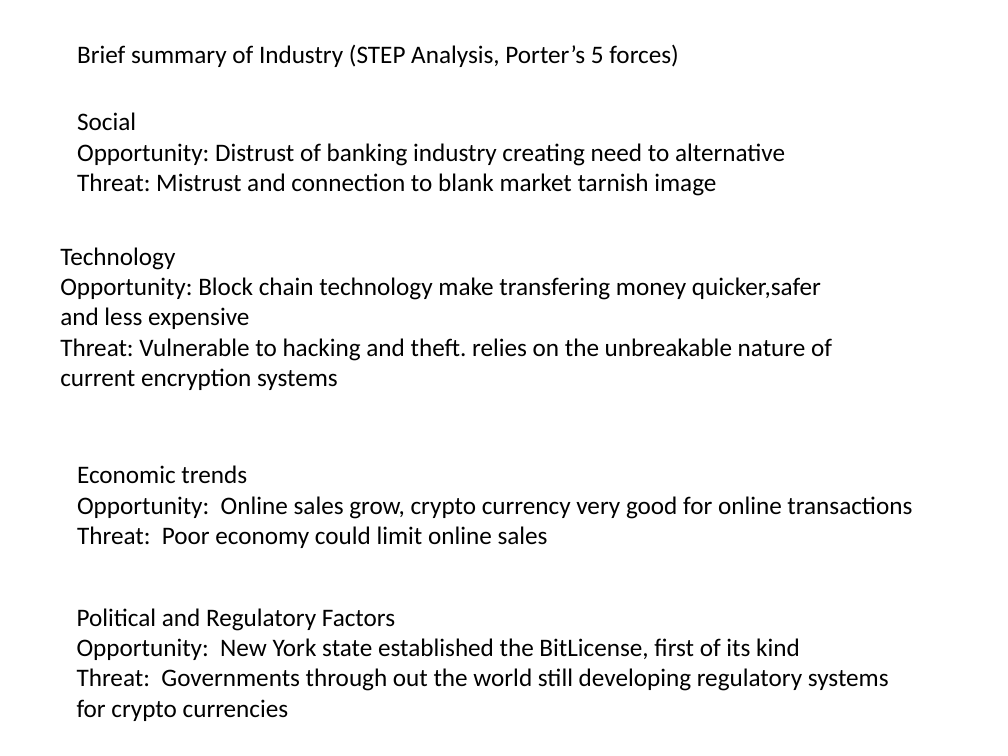
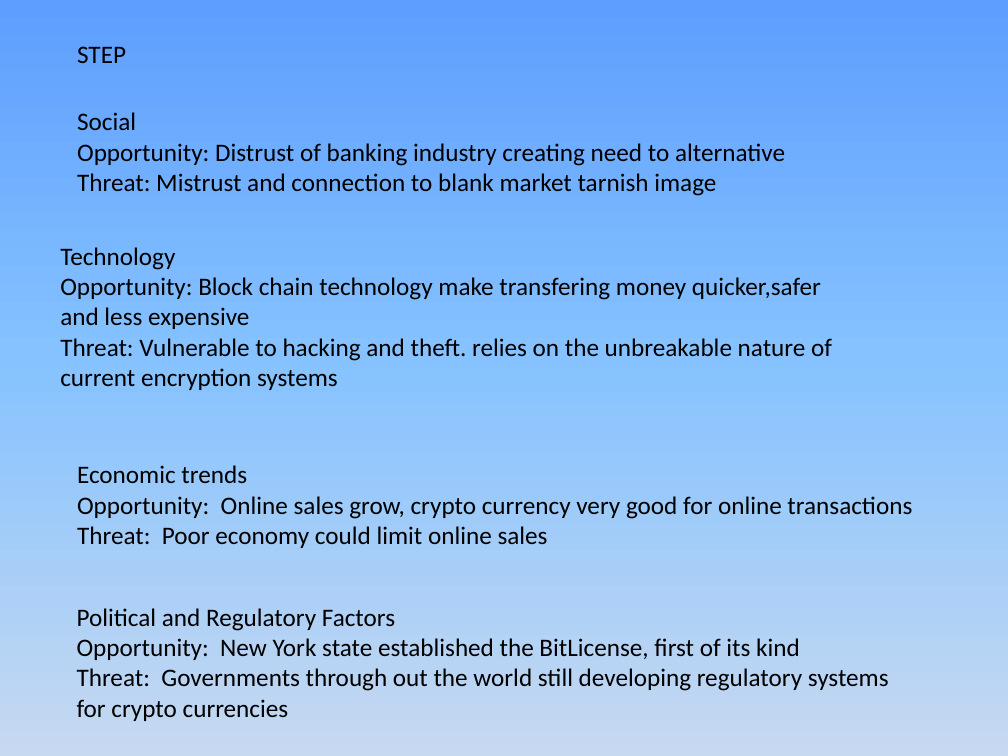
Before and after one commit to JamesLeB/Business, a slide deck: slide 4 of TODO/2-Monday/Presentation1.pptx. Drawn at 1008x756 pixels with LibreOffice and Linux fonts; fonts in the diff are those of the drawing. Boxes give left, top, right and bottom in pixels: in the first picture for what was removed or moved away, otherwise in the second. Text is boxed around its words. In the diff, an @@ line names an element or a change of style, - is before the commit and + after.

```diff
--- a/TODO/2-Monday/Presentation1.pptx
+++ b/TODO/2-Monday/Presentation1.pptx
@@ background #FFFFFF to gradient #5E9EFF to #85C2FF to #C6D9F1 @@
@@ text at box(77, 46, 126, 63): text changed @@
-Brief summary of Industry (STEP Analysis, Porter’s 5 forces)
+STEP
```
Also in this commit, not shown: 12 other slides changed, 2 slides added, 2 slides removed, 1 other file.
